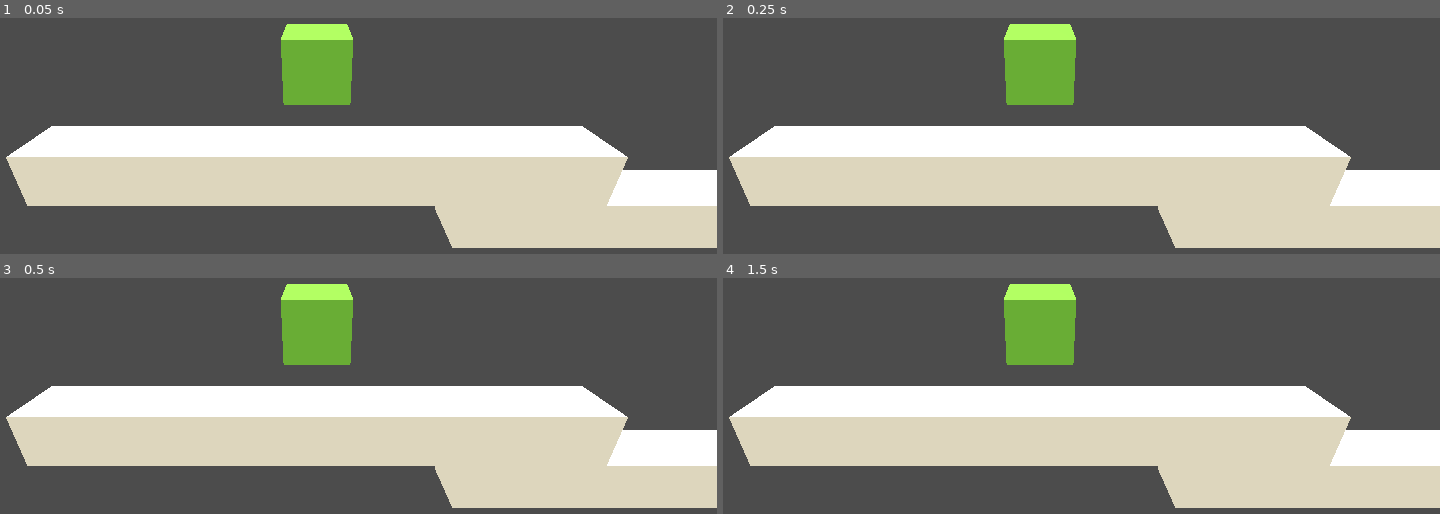
Above: before the commit, frames 1-4 (two rows, left to right).
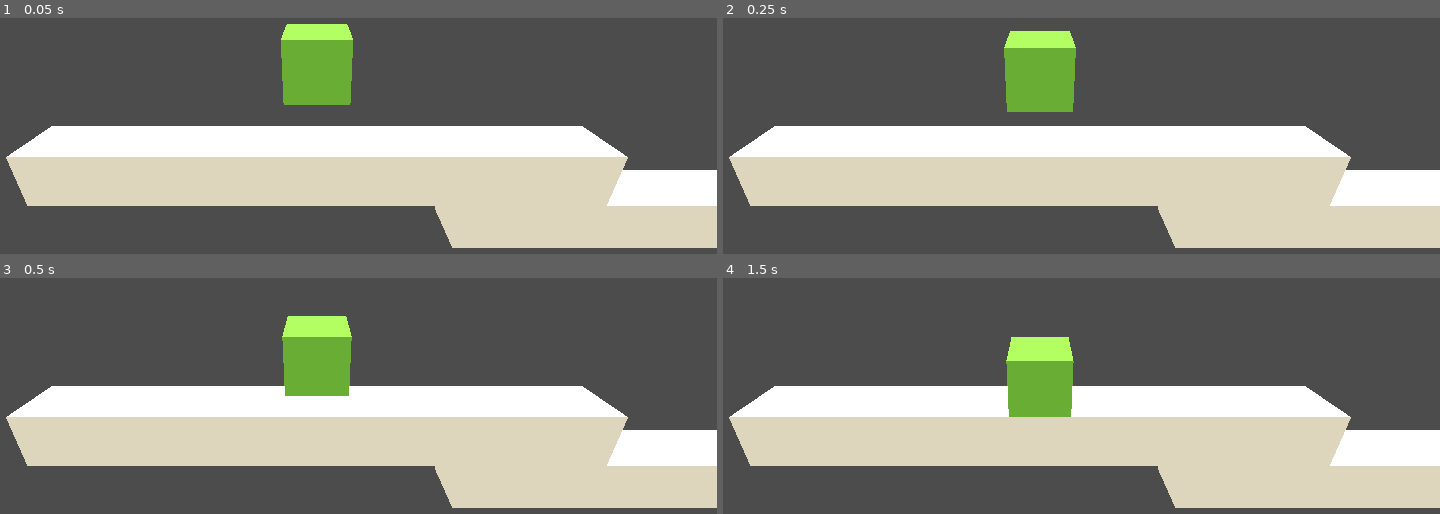
Above: after the commit, the same moments.

Repository: adngdb/ldjam45
Game: Godot game, scene res://Scenes/Main.tscn
Same seed, same stepped clock (60 frames per second), same inputs: the game is played once before the commit and once after it.
Inputs:
- Up to frame 1 (0.05 s): no input
- Up to frame 2 (0.25 s): no input
- Up to frame 3 (0.5 s): no input
- Up to frame 4 (1.5 s): tap Enter at 1.25 s

The runs differ from the first frame. In frame 1, less than 0.1% of the frame differs, in the area x 39-50%, y 8-9%; in frame 2, 0.9%; in frame 3, 3.4%; in frame 4, 5.1%, in the area x 39-50%, y 2-59%.

Commit message:
Add rigid bodies

Diff:
--- a/Scenes/Level00.tscn
+++ b/Scenes/Level00.tscn
@@ -1,6 +1,10 @@
-[gd_scene load_steps=2 format=2]
+[gd_scene load_steps=4 format=2]
 
 [sub_resource type="CubeMesh" id=1]
+
+[sub_resource type="PhysicsMaterial" id=2]
+
+[sub_resource type="BoxShape" id=3]
 
 [node name="Level00" type="Spatial"]
 
@@ -9,7 +13,20 @@
 mesh = SubResource( 1 )
 material/0 = null
 
+[node name="StaticBody" type="StaticBody" parent="MeshInstance"]
+physics_material_override = SubResource( 2 )
+
+[node name="CollisionShape" type="CollisionShape" parent="MeshInstance/StaticBody"]
+shape = SubResource( 3 )
+
 [node name="MeshInstance2" type="MeshInstance" parent="."]
 transform = Transform( 10, 0, 0, 0, 1, 0, 0, 0, 1, 15, -2, 0 )
 mesh = SubResource( 1 )
 material/0 = null
+
+[node name="StaticBody" type="StaticBody" parent="MeshInstance2"]
+transform = Transform( 1, 0, 0, 0, 1, 0, 0, 0, 1, -1.5, 2, 0 )
+physics_material_override = SubResource( 2 )
+
+[node name="CollisionShape" type="CollisionShape" parent="MeshInstance2/StaticBody"]
+shape = SubResource( 3 )
--- a/Scenes/Player.tscn
+++ b/Scenes/Player.tscn
@@ -1,4 +1,8 @@
-[gd_scene load_steps=3 format=2]
+[gd_scene load_steps=5 format=2]
+
+[sub_resource type="PhysicsMaterial" id=4]
+
+[sub_resource type="BoxShape" id=3]
 
 [sub_resource type="CubeMesh" id=1]
 
@@ -7,6 +11,12 @@
 
 [node name="Player" type="Spatial"]
 
-[node name="MeshInstance" type="MeshInstance" parent="."]
+[node name="RigidBody" type="RigidBody" parent="."]
+physics_material_override = SubResource( 4 )
+
+[node name="CollisionShape" type="CollisionShape" parent="RigidBody"]
+shape = SubResource( 3 )
+
+[node name="MeshInstance" type="MeshInstance" parent="RigidBody"]
 mesh = SubResource( 1 )
 material/0 = SubResource( 2 )
